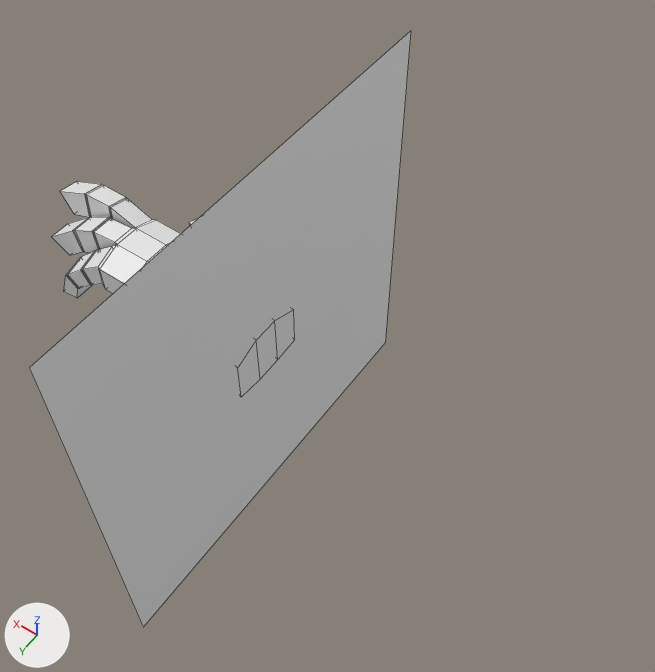
Two versions of the Blender file Anxiety/Assets/Art/levels/3dAssets/HandWall.blend, one commit apart.
One viewpoint serves both versions: a 50 mm camera at (-11.65, 11.91, 20.36) aimed at (-2.33, -1.13, -0.14). The lights are fixed; the arrows at lower left show +X, +Y and +Z. Mesh edges are drawn as thin lines.
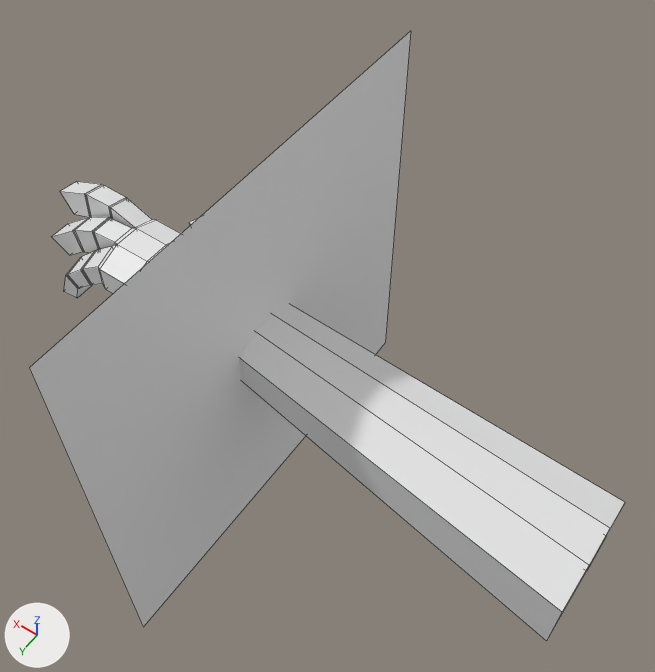
Where the change shows, as pixel boxes [x1, y1, x2, y2] in the pictures (655 x 672 px; the box of a moved part takes in the faces that stretch with it):
'Cube', reshaped (135% wider, 112% taller)
    before: [52, 181, 295, 397]
    after: [52, 181, 625, 641]
part 1 of me_cube_001, moved or reshaped
    before: [237, 310, 295, 397]
    after: [239, 305, 625, 641]

What the commit changed:
me_cube_001 has 160 vertices, 158 faces and spans x -1.0..7.59, y -3.15..1.29, z -3.0..1.75.
me_cube_001 is used by ob_cube; location (0.0, 0.0, 0.0); scale (1.0, 1.0, 0.679).
Part 1, on me_cube_001:
Vertex 0 of me_cube_001 moves from (-1.0, -1.29, -2.18) at pixel (294, 339) to (-11.45, -1.82, -4.7) at pixel (606, 536).
Vertex 1 of me_cube_001 moves from (-1.0, -1.29, -0.07) at pixel (293, 309) to (-11.45, -1.82, -1.72) at pixel (625, 502).
Vertex 2 of me_cube_001 moves from (-1.0, 1.29, -2.18) at pixel (241, 397) to (-11.45, 1.82, -4.7) at pixel (546, 641).
Vertex 3 of me_cube_001 moves from (-1.0, 1.29, -0.07) at pixel (237, 368) to (-11.45, 1.82, -1.72) at pixel (562, 612).
Vertex 16 of me_cube_001 moves from (-1.0, 0.43, -2.3) at pixel (260, 379) to (-11.45, 0.61, -4.87) at pixel (566, 606).
Vertex 17 of me_cube_001 moves from (-1.0, -0.43, -2.3) at pixel (277, 359) to (-11.45, -0.61, -4.87) at pixel (586, 571).
Vertex 18 of me_cube_001 moves from (-1.0, -0.43, 0.46) at pixel (274, 320) to (-11.45, -0.61, -0.98) at pixel (610, 528).
Vertex 19 of me_cube_001 moves from (-1.0, 0.43, 0.46) at pixel (256, 340) to (-11.45, 0.61, -0.98) at pixel (589, 565).
